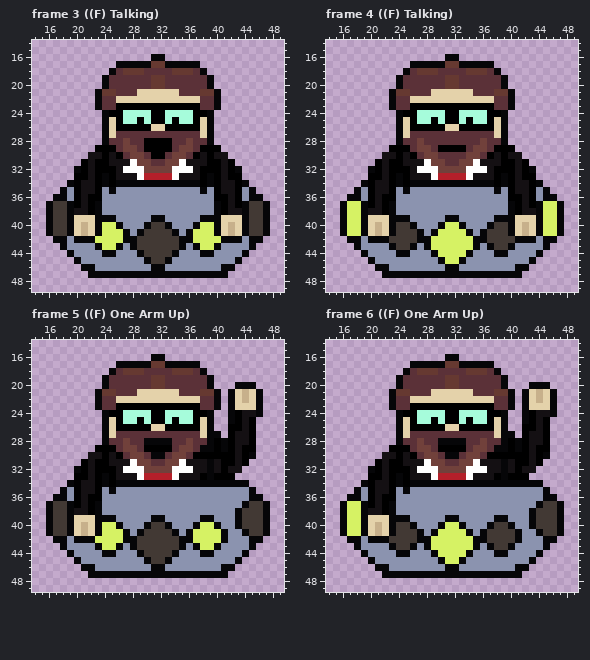
Pixel-art file: Assets/YOD.ase. That is the earlier state.
64x64 pixels, 10 frames. Shown: frame 3 ((F) Talking): x 14..49, y 14..49; frame 4 ((F) Talking): x 14..49, y 14..49; frame 5 ((F) One Arm Up): x 14..49, y 14..49; frame 6 ((F) One Arm Up): x 14..49, y 14..49. The commit also changed other frames, which this record leaves out.
After:
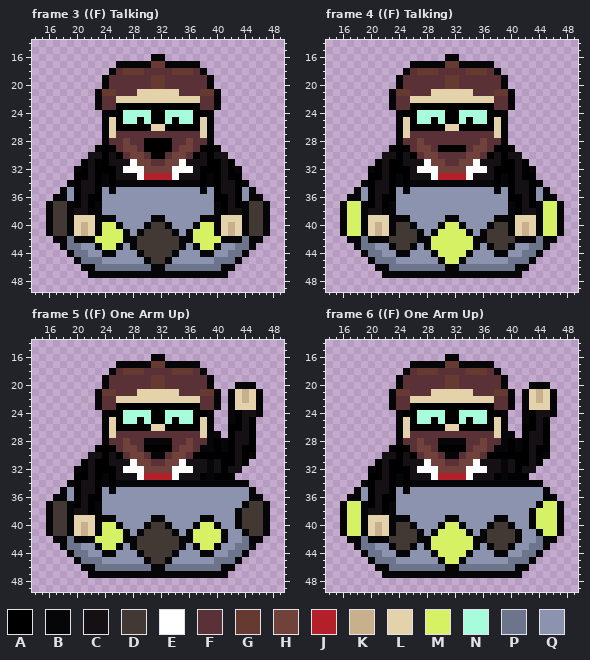
Palette (. is transparent): A #000000  B #060608  C #141013  D #423934  E #ffffff  F #5b3138  G #663931  H #71413b  J #b4202a  K #c7b08b  L #e4d2aa  M #d6f264  N #a6fcdb  P #6d758d  Q #8b93af
Changes in this commit:
--- frame 3 ((F) Talking), layer "Floater"
@@ x 14..49 @@
 41 ..BDDBLKLBMMMBQBDDDDBQBMMMBLKLBDDB..
-42 ...BBQBBBMMMMBBDDDDDDBBMMMMBBBQBB...
-43 ....BQQQQBMMBQBDDDDDDBQBMMBQQQQB....
-44 .....BQQQQBBQQQBDDDDBQQQBBQQQQB.....
-45 ......BQQQQQQQQQBDDBQQQQQQQQQB......
-46 .......BBQQQQQQQQBBQQQQQQQQBB.......
+42 ...BBPBBBMMMMBBDDDDDDBBMMMMBBBPBB...
+43 ....BPPQQBMMBQBDDDDDDBQBMMBQQPPB....
+44 .....BPPQQBBQQQBDDDDBQQQBBQQPPB.....
+45 ......BPPPQQQQQQBDDBQQQQQQPPPB......
+46 .......BBPPPPPPPPBBPPPPPPPPBB.......
 47 ........BBBBBBBBBBBBBBBBBBBB........
--- frame 4 ((F) Talking), layer "Floater"
@@ x 14..49 @@
 41 ..BMMBLKLBDDDBQBMMMMBQBDDDBLKLBMMB..
-42 ...BBQBBBDDDDBBMMMMMMBBDDDDBBBQBB...
-43 ....BQQQQBDDBQBMMMMMMBQBDDBQQQQB....
-44 .....BQQQQBBQQQBMMMMBQQQBBQQQQB.....
-45 ......BQQQQQQQQQBMMBQQQQQQQQQB......
-46 .......BBQQQQQQQQBBQQQQQQQQBB.......
+42 ...BBPBBBDDDDBBMMMMMMBBDDDDBBBPBB...
+43 ....BPPQQBDDBQBMMMMMMBQBDDBQQPPB....
+44 .....BPPQQBBQQQBMMMMBQQQBBQQPPB.....
+45 ......BPPPQQQQQQBMMBQQQQQQPPPB......
+46 .......BBPPPPPPPPBBPPPPPPPPBB.......
 47 ........BBBBBBBBBBBBBBBBBBBB........
--- frame 5 ((F) One Arm Up), layer "Floater"
@@ x 14..49 @@
 41 ..BDDBLKLBMMMBQBDDDDBQBMMMMBQQBDDB..
-42 ...BBQBBBMMMMBBDDDDDDBBMMMMBQQQBB...
-43 ....BQQQQBMMBQBDDDDDDBQBMMBQQQQB....
-44 .....BQQQQBBQQQBDDDDBQQQBBQQQQB.....
-45 ......BQQQQQQQQQBDDBQQQQQQQQQB......
-46 .......BBQQQQQQQQBBQQQQQQQQBB.......
+42 ...BBPBBBMMMMBBDDDDDDBBMMMMBQQPBB...
+43 ....BPPQQBMMBQBDDDDDDBQBMMBQQPPB....
+44 .....BPPQQBBQQQBDDDDBQQQBBQQPPB.....
+45 ......BPPPQQQQQQBDDBQQQQQQPPPB......
+46 .......BBPPPPPPPPBBPPPPPPPPBB.......
 47 ........BBBBBBBBBBBBBBBBBBBB........
--- frame 6 ((F) One Arm Up), layers "Floater Lights", "Floater"
@@ x 14..49 @@
 36 ...BBQACAAQQQQQQQQQQQQQQQQQQQQQBB...
-37 ..BMMBACABQQQQQQQQQQQQQQQQQQQQBDDB..
-38 ..BMMBCCABQQQQQQQQQQQQQQQQQQQBDDDB..
-39 ..BMMBLLLBBBQQQQQBBQQQQQBBQQQBDDDB..
-40 ..BMMBLKLBDDBQQQBMMBQQQBDDBQQBDDDB..
-41 ..BMMBLKLBDDDBQBMMMMBQBDDDDBQQBDDB..
-42 ...BBQBBBDDDDBBMMMMMMBBDDDDBQQQBB...
-43 ....BQQQQBDDBQBMMMMMMBQBDDBQQQQB....
-44 .....BQQQQBBQQQBMMMMBQQQBBQQQQB.....
-45 ......BQQQQQQQQQBMMBQQQQQQQQQB......
-46 .......BBQQQQQQQQBBQQQQQQQQBB.......
+37 ..BMMBACABQQQQQQQQQQQQQQQQQQQQBMMB..
+38 ..BMMBCCABQQQQQQQQQQQQQQQQQQQBMMMB..
+39 ..BMMBLLLBBBQQQQQBBQQQQQBBQQQBMMMB..
+40 ..BMMBLKLBDDBQQQBMMBQQQBDDBQQBMMMB..
+41 ..BMMBLKLBDDDBQBMMMMBQBDDDDBQQBMMB..
+42 ...BBPBBBDDDDBBMMMMMMBBDDDDBQQPBB...
+43 ....BPPQQBDDBQBMMMMMMBQBDDBQQPPB....
+44 .....BPPQQBBQQQBMMMMBQQQBBQQPPB.....
+45 ......BPPPQQQQQQBMMBQQQQQQPPPB......
+46 .......BBPPPPPPPPBBPPPPPPPPBB.......
 47 ........BBBBBBBBBBBBBBBBBBBB........
